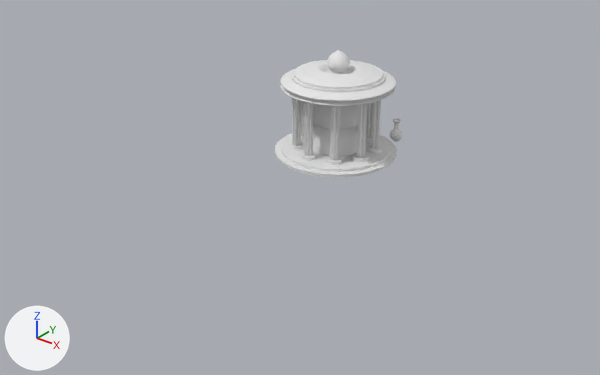
The Blender file 4/3d_modeling/lab3/lab.blend: old version first, new version second.
Both versions are drawn from a camera (50 mm lens) standing at (25.2, -34.7, 18.5) and looking at (0.4, -3.7, -0.7). Arrows for +X, +Y and +Z are at lower left; the lights stay in place. The picture after the commit comes second.

Objects in the first picture: 'Колонна', 'Крыша', 'Фасад', 'Цоколь' and 1 more.
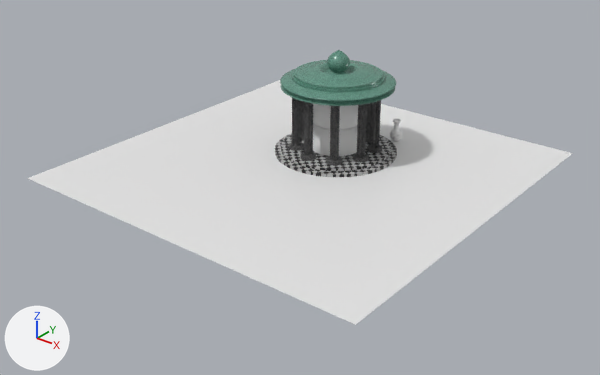
The change, as a list of edits to the scene's bpy script:
```text
Add mat_камень:
    mat_камень = bpy.data.materials.new('Камень')
    # nodes: BsdfPrincipled, Bump, Mix, OutputMaterial, TexCoord, TexNoise, TexVoronoi, ValToRGB
    # colours: white #ffffff, grey #989898, black #000000
Add mat_аквамарин:
    mat_аквамарин = bpy.data.materials.new('Аквамарин')
    # nodes: BsdfPrincipled, Mapping, Mix, OutputMaterial, TexCoord, TexNoise, TexVoronoi, TexWave, ValToRGB
    # colours: dark green #3b6f5e, green #8cc1af, black #000000, grey #bababa, grey #8e8e8e, white #ffffff
Change me_circle:
    where me_circle.from_pydata(...)  # 320 vertices, 194 faces, 32 loose edges; spans x -2.5..2.5, y -2.5..6.99, z 0.0..0.32
    add me_circle.materials.append(mat_material_004)
Change me_béziercurve_001:
    where me_béziercurve_001.from_pydata(...)  # 7536 vertices, 7488 faces; spans x -2.49..2.49, y 0.0..1.6, z -2.49..2.49
    add me_béziercurve_001.materials.append(mat_аквамарин)
Change me_cylinder:
    where me_cylinder.from_pydata(...)  # 160 vertices, 112 faces; spans x -0.96..-0.12, y 1.71..2.55, z 0.32..3.82
    add me_cylinder.materials.append(mat_камень)
Change ob_плоскость:
    remove ob_плоскость.hide_set(True)
```

Boxes (x1, y1, x2, y2) around the edits, measured in the pictures (600 x 375 px):
'Плоскость', shown: after (28, 80, 573, 325)
'Крыша', recoloured (white to green): (280, 50, 396, 106) in both
'Колонна', recoloured (white to black): (289, 98, 382, 166) in both
'Цоколь', recoloured (white to grey): (275, 133, 397, 177) in both
